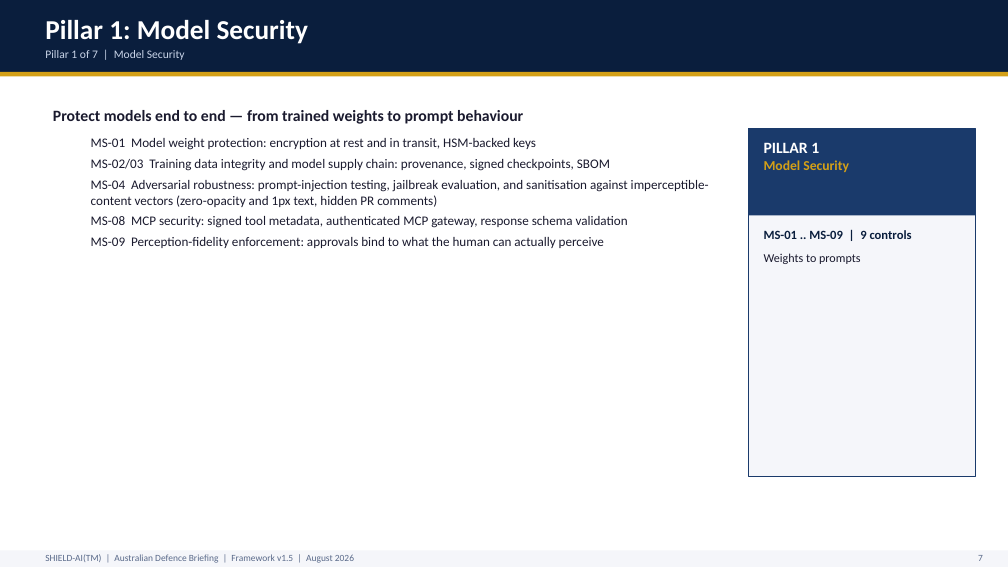
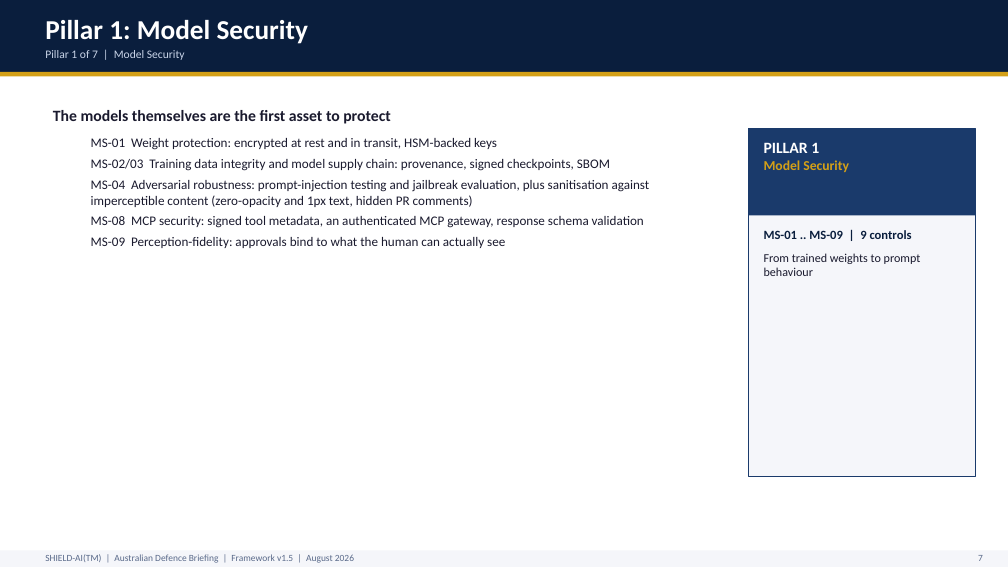
Before and after one commit to monch1962/shield-ai, a slide deck: slide 8 of presentations/shield-ai-deck-defence/shield-ai-deck-defence.pptx. Drawn at 1008x567 pixels with LibreOffice and Linux fonts; fonts in the diff are those of the drawing. Boxes give left, top, right and bottom in pixels: in the first picture for what was removed or moved away, otherwise in the second. Text is boxed around its words. In the diff, an @@ line names an element or a change of style, - is before the commit and + after.

Commit message:
Humanise Defence briefing deck copy (plain professional voice, AI tells stripped)

```diff
--- a/presentations/shield-ai-deck-defence/shield-ai-deck-defence.pptx
+++ b/presentations/shield-ai-deck-defence/shield-ai-deck-defence.pptx
@@ text at box(53, 110, 497, 150): text changed @@
-Protect models end to end — from trained weights to prompt behaviour
-  MS-01 Model weight protection: encryption at rest and in transit, HSM-backed keys
+The models themselves are the first asset to protect
+  MS-01 Weight protection: encrypted at rest and in transit, HSM-backed keys
@@ text at box(91, 180, 650, 248): text changed @@
-  MS-04 Adversarial robustness: prompt-injection testing, jailbreak evaluation, and sanitisation against imperceptible-content vectors (zero-opacity and 1px text, hidden PR comments)
-  MS-08 MCP security: signed tool metadata, authenticated MCP gateway, response schema validation
-  MS-09 Perception-fidelity enforcement: approvals bind to what the human can actually perceive
+  MS-04 Adversarial robustness: prompt-injection testing and jailbreak evaluation, plus sanitisation against imperceptible content (zero-opacity and 1px text, hidden PR comments)
+  MS-08 MCP security: signed tool metadata, an authenticated MCP gateway, response schema validation
+  MS-09 Perception-fidelity: approvals bind to what the human can actually see
@@ text at box(764, 253, 921, 276): text changed @@
-Weights to prompts
+From trained weights to prompt behaviour
```
Also in this commit, not shown: 21 other slides changed.
